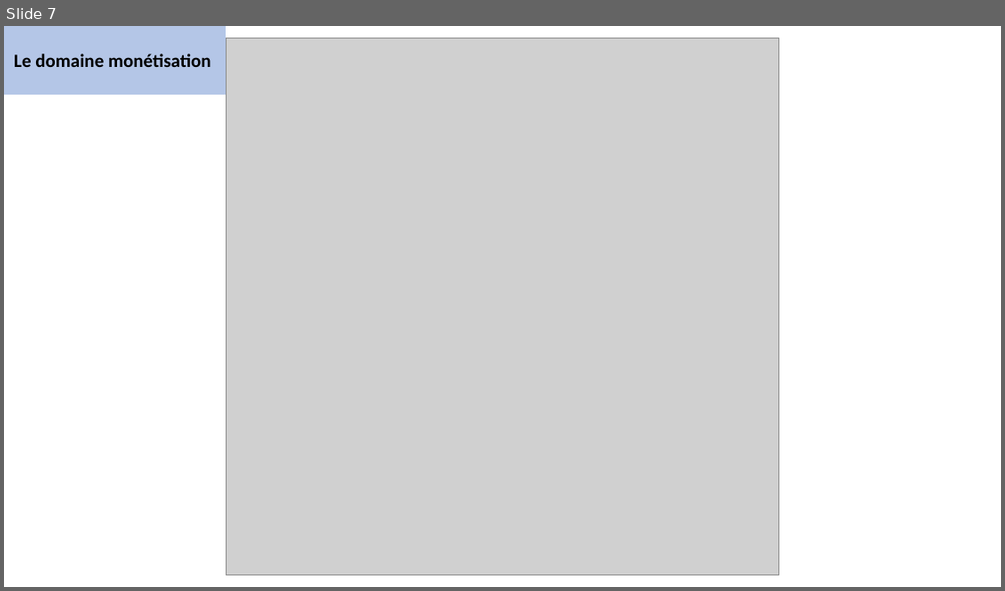
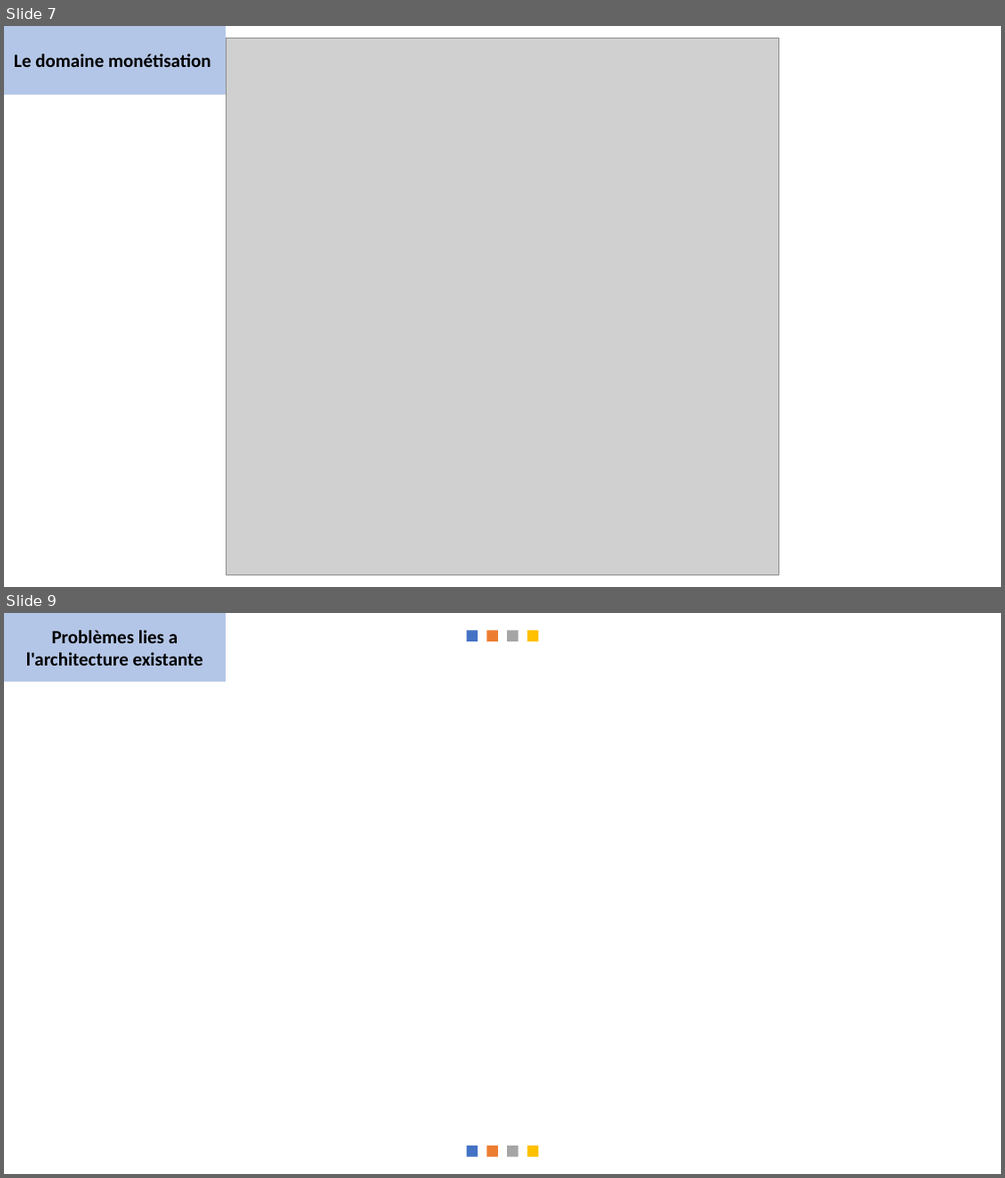
Before and after one commit to messaoudibrahim/Memoire, a slide deck: DIAPO/Présentation.pptx. Shown one above the other, each under a label of ours: slide 7 before the commit, slides 7 and 9 after it; the slides between them are not shown. The pictures are 1005x591 and 1005x1178 pixels, drawn with LibreOffice and Linux fonts; fonts in the diff are those of the drawing; grey boxes stand for pictures. Boxes give left, top, right and bottom in pixels: in the first picture for what was removed or moved away, otherwise in the second. Text is boxed around its words. In the diff, an @@ line names an element or a change of style, - is before the commit and + after.

```diff
--- a/DIAPO/Présentation.pptx
+++ b/DIAPO/Présentation.pptx
@@ slide 9 added at (4, 613, 1001, 1174), background #FFFFFF @@
@@ rectangle added at (4, 613, 226, 682), fill #4472C4 at 40% opacity, 18 pt, text #000000, bold @@
+Problèmes lies a l'architecture existante
@@ group added at (466, 630, 539, 641): 4 rectangles @@
@@ group added at (466, 1145, 539, 1157): 4 rectangles @@
```
Also in this commit, not shown: 3 slides changed, 1 other slide added.
